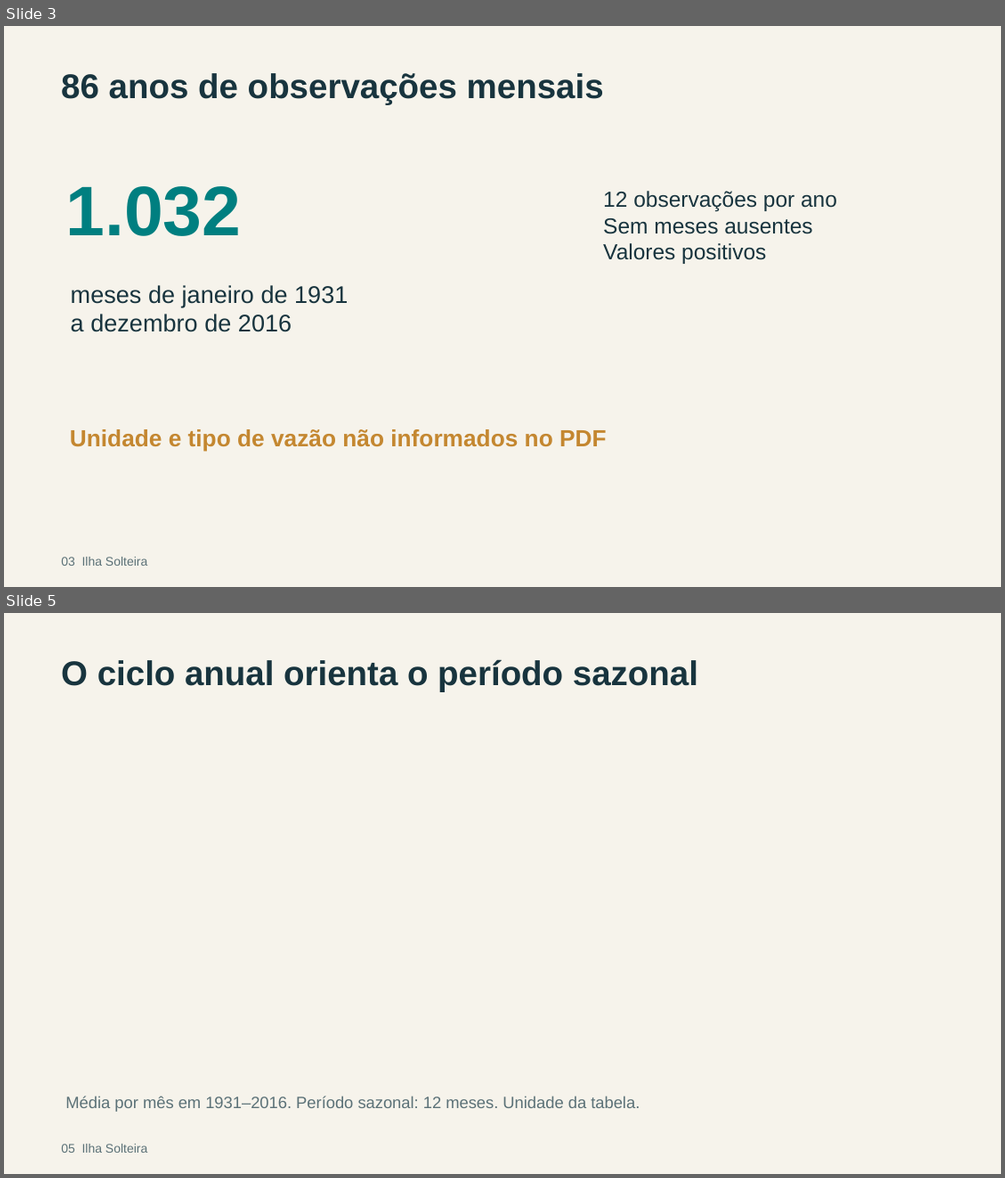
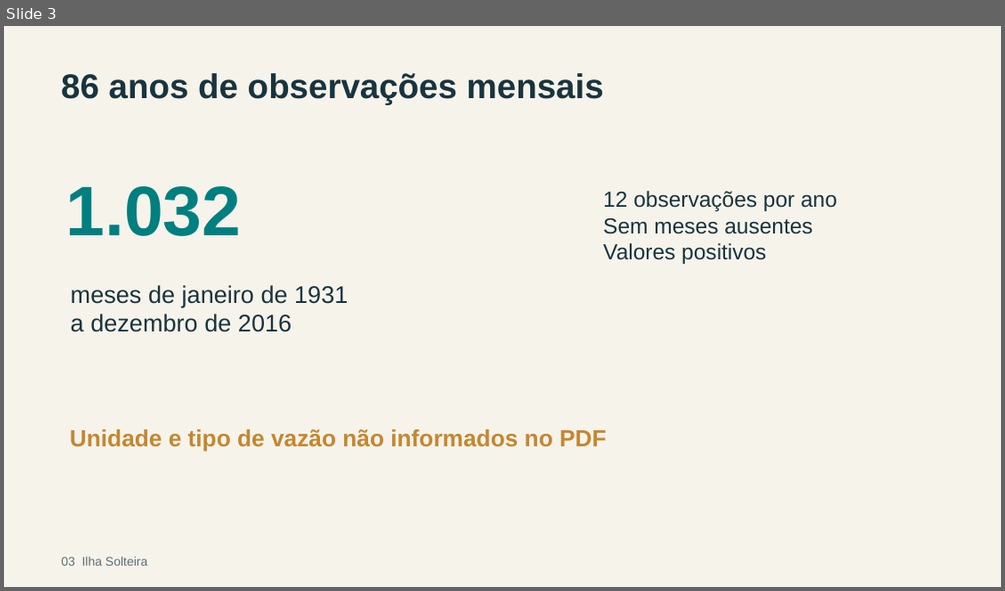
Before and after one commit to letfontenelle/modelagem-analitica, a slide deck: output/apresentacao_ilha_solteira.pptx. Shown one above the other, each under a label of ours: slides 3 and 5 before the commit, slide 3 after it; the slides between them are not shown. The pictures are 1005x1178 and 1005x591 pixels, drawn with LibreOffice and Linux fonts; fonts in the diff are those of the drawing. Boxes give left, top, right and bottom in pixels: in the first picture for what was removed or moved away, otherwise in the second. Text is boxed around its words. In the diff, an @@ line names an element or a change of style, - is before the commit and + after.

```diff
--- a/output/apresentacao_ilha_solteira.pptx
+++ b/output/apresentacao_ilha_solteira.pptx
@@ slide 5 removed at (4, 613, 1001, 1174), background #F6F3EB @@
@@ text removed at (61, 659, 698, 691) @@
-O ciclo anual orienta o período sazonal
@@ text removed at (65, 1095, 639, 1111) @@
-Média por mês em 1931–2016. Período sazonal: 12 meses. Unidade da tabela.
@@ text removed at (61, 1143, 147, 1152) @@
-05 Ilha Solteira
```
Also in this commit, not shown: 14 slides changed, 2 slides added, 2 other slides removed, 9 other files.
